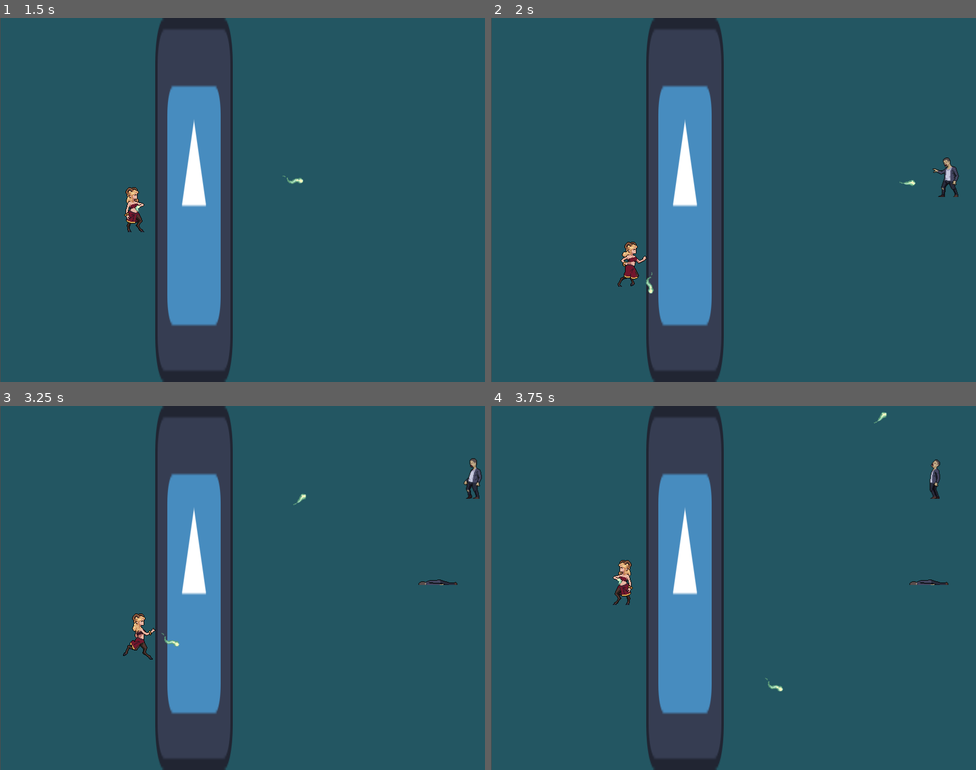
Above: before the commit, frames 1-4 (two rows, left to right).
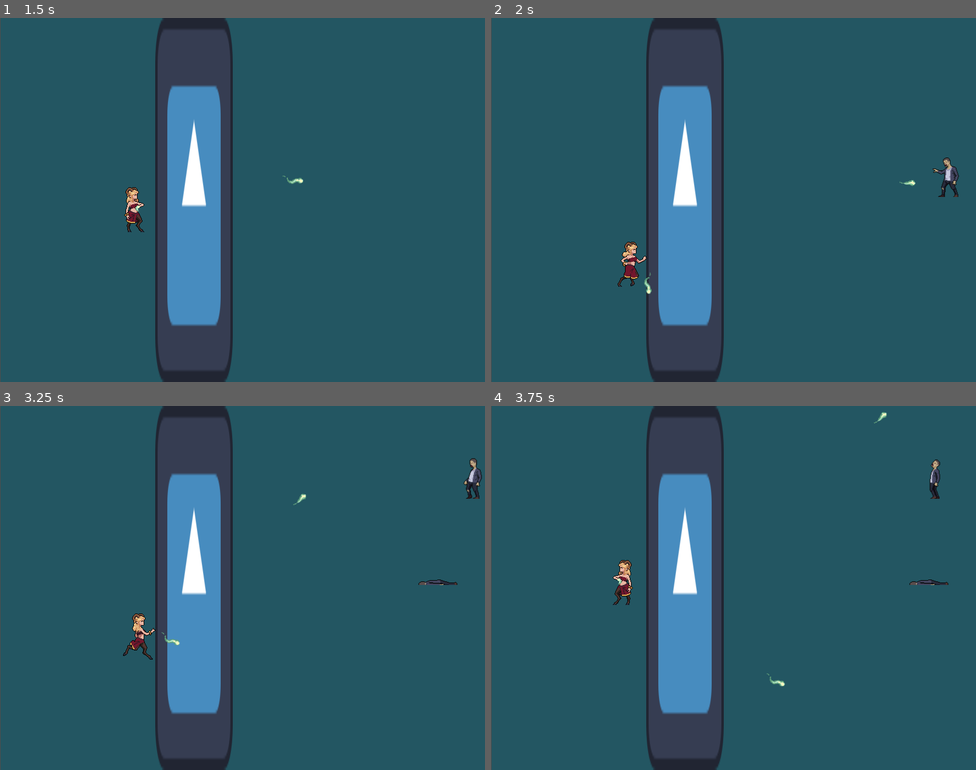
Above: after the commit, the same moments.

Repository: arko-poet/godot-games
Game: Godot game, scene res://main.tscn
Two runs of this game, one before a commit and one after it. Both use one fixed random seed, a clock stepped at 60 frames per second and the inputs below. The engine's default icon, where the game draws it, is replaced by a stand-in: a white triangle on a blue panel in a dark square.
Inputs (mouse positions are in pixels of both pictures, inside the frame that each line leads up to):
- Up to frame 1 (1.5 s): move the mouse to (349, 181) at 0.52 s; hold D (move_right) 0.53-1.28 s; click (349, 181) at 0.6 s; move the mouse to (145, 218) at 1.27 s; hold S (move_down) from 1.28 s (still down); click (145, 218) at 1.35 s
- Up to frame 2 (2 s): keep holding S (move_down)
- Up to frame 3 (3.25 s): move the mouse to (291, 507) at 2.02 s; release S (move_down) at 2.03 s; hold D (move_right) 2.03-2.78 s; click (291, 507) at 2.1 s; move the mouse to (218, 660) at 2.77 s; hold W (move_up) from 2.78 s (still down); click (218, 660) at 2.85 s
- Up to frame 4 (3.75 s): move the mouse to (879, 642) at 3.52 s; release W (move_up) at 3.53 s; hold A (move_left) from 3.53 s (still down); click (879, 642) at 3.6 s

Frame 1 is identical in both runs. In frame 2, less than 0.1% of the frame differs, in the area x 31-34%, y 69-76%; in frame 3, less than 0.1%; in frame 4, less than 0.1%, in the area x 56-61%, y 73-79%.

Commit message:
fix: mouse position at click instead of animation

Diff:
--- a/last_stand/player.gd
+++ b/last_stand/player.gd
@@ -5,12 +5,14 @@
 const PROJECTILE_SCENE := preload("res://projectile.tscn")
 
 var is_attacking := false
+var projectile_direction : Vector2
 
 func _physics_process(_delta) -> void:
 	if not is_attacking:
 		if Input.is_action_just_pressed("attack"):
 			$Sprite.animation = "attack"
 			is_attacking = true
+			projectile_direction = Vector2(get_global_mouse_position() - position).normalized()
 		else:
 			var movement_direction = Vector2.ZERO
 			if Input.is_action_pressed("move_down"):
@@ -40,8 +42,7 @@
 func _on_sprite_animation_finished() -> void:
 	var projectile := PROJECTILE_SCENE.instantiate()
 	projectile.position = Vector2(position)
-	var direction = Vector2(get_global_mouse_position() - position).normalized()
-	projectile.direction = direction
-	projectile.rotation = direction.angle()
+	projectile.direction = projectile_direction
+	projectile.rotation = projectile_direction.angle()
 	get_viewport().add_child(projectile)
 	is_attacking = false
